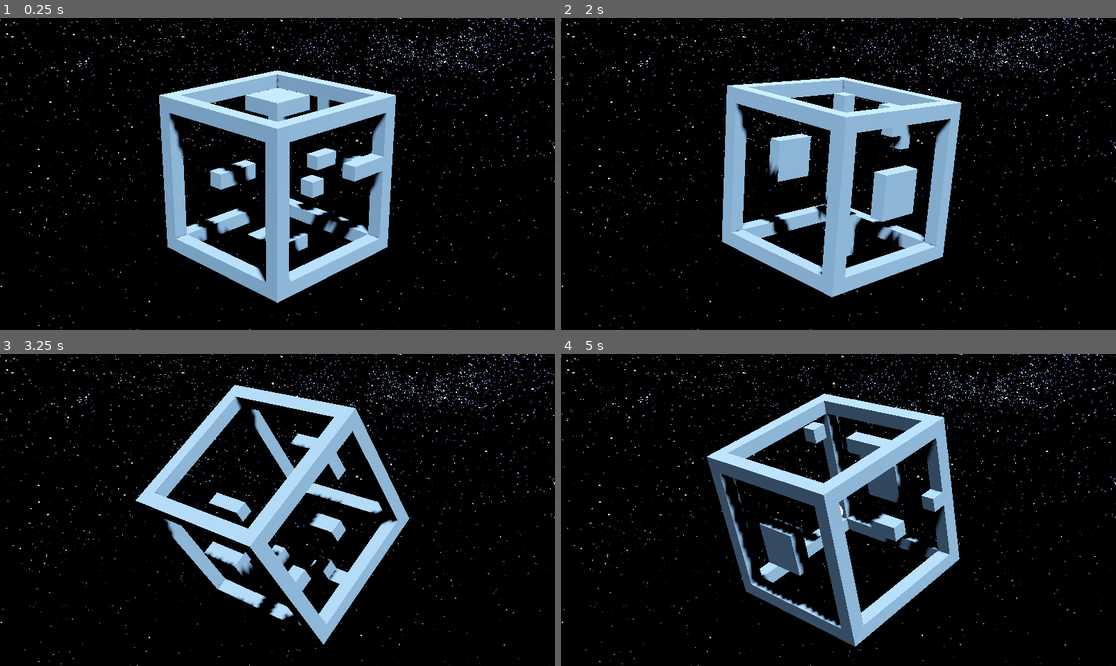
Above: before the commit, frames 1-4 (two rows, left to right).
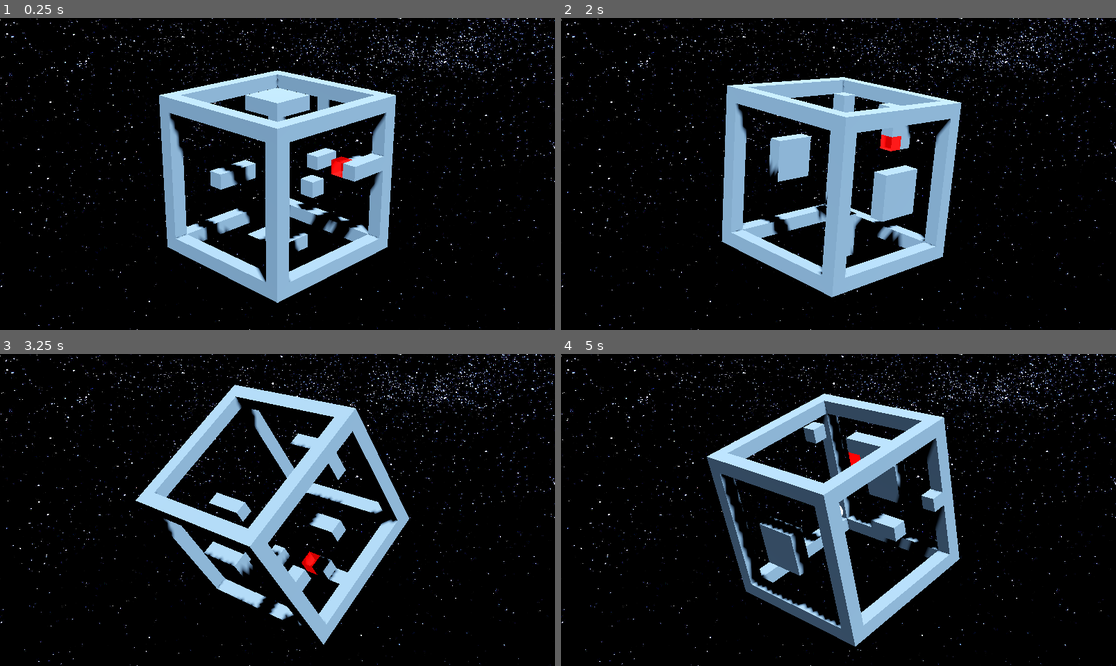
Above: after the commit, the same moments.

Repository: TheNickOfTime/design-challenge-nov
Game: Godot game, scene res://Scenes/puzzle_box_test.tscn
The game is run twice, just before and just after one commit, with the same random seed, the same clock (stepped at 60 frames per second) and the same inputs.
Inputs (mouse positions are in pixels of both pictures, inside the frame that each line leads up to):
- Up to frame 1 (0.25 s): no input
- Up to frame 2 (2 s): tap Enter at 0.5 s; move the mouse to (960, 158) at 0.52 s; hold D (rotate_cube_right) 0.53-1.28 s; hold Up (rotate_cube) 0.53-1.28 s; click (960, 158) at 0.67 s; move the mouse to (727, 189) at 1.27 s; hold S (rotate_cube_down) from 1.28 s (still down); tap Up (rotate_cube) at 1.35 s
- Up to frame 3 (3.25 s): move the mouse to (333, 441) at 2.02 s; release S (rotate_cube_down) at 2.03 s; hold D (rotate_cube_right) 2.03-2.78 s; hold Up (rotate_cube) 2.03-2.78 s; move the mouse to (249, 572) at 2.77 s; hold W (rotate_cube_up) from 2.78 s (still down); tap Up (rotate_cube) at 2.85 s; click (249, 572) at 2.92 s
- Up to frame 4 (5 s): move the mouse to (1005, 556) at 3.52 s; release W (rotate_cube_up) at 3.53 s; hold Up (rotate_cube) 3.53-4.28 s; hold A (rotate_cube_left) from 3.53 s (still down); move the mouse to (672, 463) at 4.27 s; tap Up (rotate_cube) at 4.35 s

The runs differ from the first frame. In frame 1, 0.1% of the frame differs, in the area x 59-64%, y 44-52%; in frame 2, 0.2%, in the area x 57-62%, y 37-43%; in frame 3, 0.1%; in frame 4, less than 0.1%.

Commit message:
Starting work on the goal prefab

Diff:
--- /dev/null
+++ b/Prefabs/goal.tscn
@@ -0,0 +1,24 @@
+[gd_scene load_steps=4 format=3 uid="uid://bonou2nfe7to5"]
+
+[sub_resource type="BoxMesh" id="BoxMesh_3j8xg"]
+size = Vector3(0.1, 0.1, 0.1)
+
+[sub_resource type="StandardMaterial3D" id="StandardMaterial3D_yvsci"]
+transparency = 1
+cull_mode = 2
+albedo_color = Color(1, 0, 0, 1)
+emission_enabled = true
+emission = Color(0.7, 0, 0, 1)
+
+[sub_resource type="BoxShape3D" id="BoxShape3D_jffkm"]
+size = Vector3(0.1, 0.1, 0.1)
+
+[node name="Goal" type="Area3D"]
+
+[node name="MeshInstance3D" type="MeshInstance3D" parent="."]
+transform = Transform3D(1, 0, 0, 0, 1, 0, 0, 0, 1, -0.2, 0.1, -0.4)
+mesh = SubResource("BoxMesh_3j8xg")
+surface_material_override/0 = SubResource("StandardMaterial3D_yvsci")
+
+[node name="CollisionShape3D" type="CollisionShape3D" parent="."]
+shape = SubResource("BoxShape3D_jffkm")
--- a/Scenes/puzzle_box_test.tscn
+++ b/Scenes/puzzle_box_test.tscn
@@ -1,10 +1,11 @@
-[gd_scene load_steps=10 format=3 uid="uid://w8imssnhdjig"]
+[gd_scene load_steps=11 format=3 uid="uid://w8imssnhdjig"]
 
 [ext_resource type="Material" uid="uid://d26unq8uckvjy" path="res://Shaders/space_skybox.tres" id="1_8s33p"]
 [ext_resource type="Script" path="res://Scripts/PuzzleBox.gd" id="1_f23ct"]
 [ext_resource type="Script" path="res://Scripts/PuzzleBoxCamera.gd" id="2_3wgyy"]
 [ext_resource type="PackedScene" uid="uid://c0esqjhu7aanc" path="res://Scenes/puzzle_box_player.tscn" id="2_201jb"]
 [ext_resource type="ArrayMesh" uid="uid://dg6q6wowk2sod" path="res://Geometry/cube_test.obj" id="3_6wrra"]
+[ext_resource type="PackedScene" uid="uid://bonou2nfe7to5" path="res://Prefabs/goal.tscn" id="5_upn66"]
 
 [sub_resource type="Sky" id="Sky_lihpv"]
 sky_material = ExtResource("1_8s33p")
@@ -58,6 +59,8 @@
 continuous_cd = true
 freeze = true
 
+[node name="Goal" parent="PuzzleBox" instance=ExtResource("5_upn66")]
+
 [node name="CameraPivot" type="Node3D" parent="."]
 transform = Transform3D(-0.707107, -0.241845, 0.664463, 0, 0.939693, 0.34202, -0.707107, 0.241845, -0.664463, 0, 0, 0)
 script = ExtResource("2_3wgyy")
